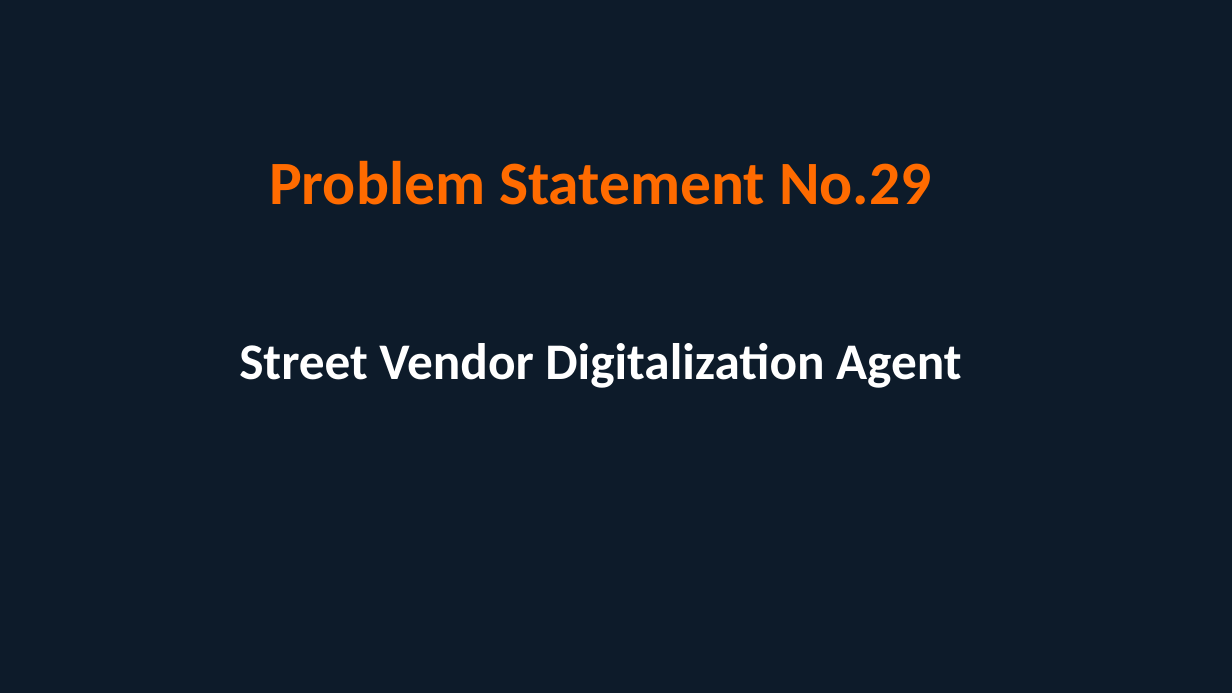
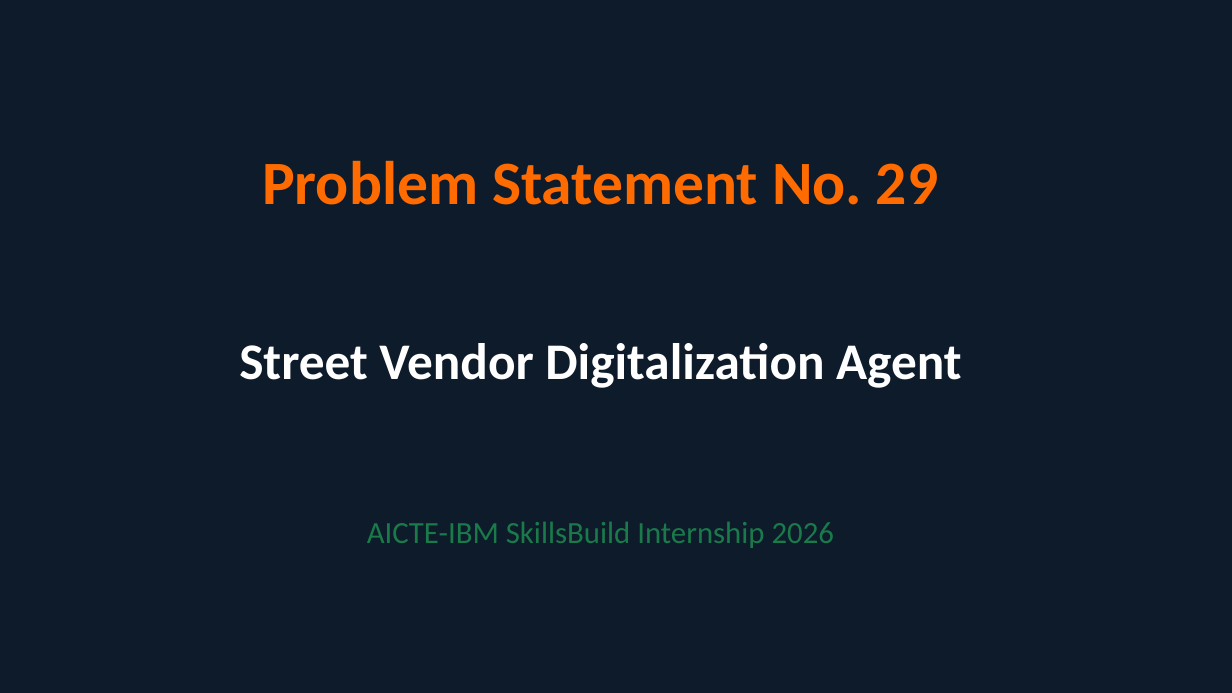
Before and after one commit to Veeresh-Math/Street-Vendor-Digitalization-Agent, a slide deck: slide 1 of Problem_Statement_29.pptx. Drawn at 1232x693 pixels with LibreOffice and Linux fonts; fonts in the diff are those of the drawing. Boxes give left, top, right and bottom in pixels: in the first picture for what was removed or moved away, otherwise in the second. Text is boxed around its words. In the diff, an @@ line names an element or a change of style, - is before the commit and + after.

Commit message:
Update Problem Statement 29 PPTX

```diff
--- a/Problem_Statement_29.pptx
+++ b/Problem_Statement_29.pptx
@@ text at <box>262,160,938,205</box>: spaces changed @@
-Problem Statement No.29
+Problem Statement No. 29
@@ text added at <box>367,522,834,548</box>, 24 pt, text #1A7A4A @@
+AICTE-IBM SkillsBuild Internship 2026
```
Also in this commit, not shown: 1 other slide changed, 4 slides added, 1 slide removed.
